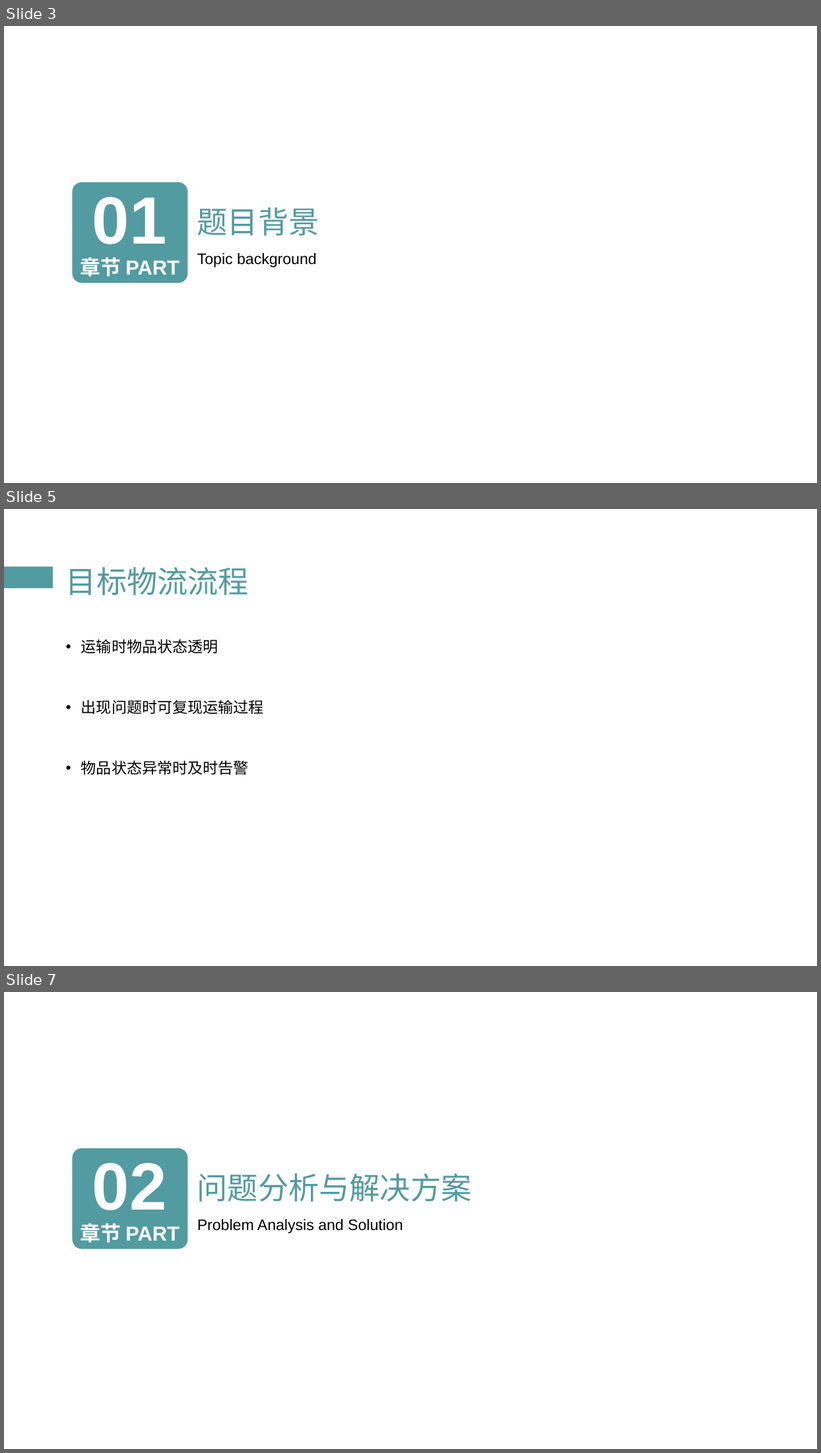
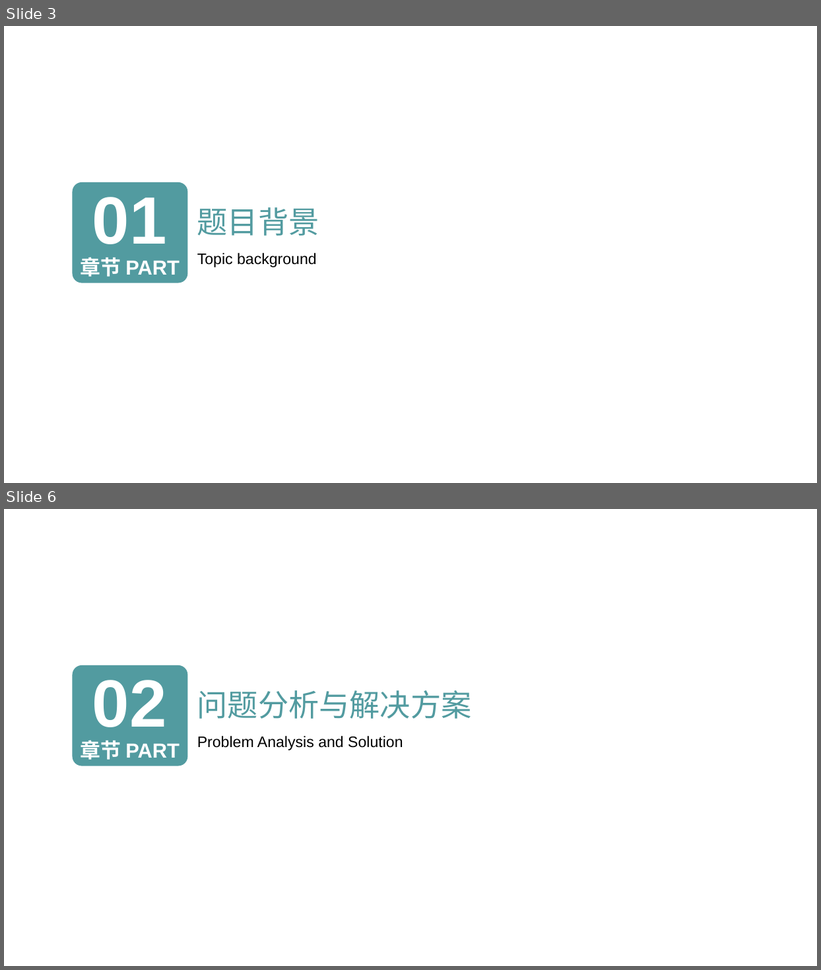
Before and after one commit to zstiu/IoTService, a slide deck: 毕设资料/郑世同IotSevice答辩.ppt. Shown one above the other, each under a label of ours: slides 3, 5 and 7 before the commit, slides 3 and 6 after it; the slides between them are not shown. The pictures are 821x1453 and 821x970 pixels, drawn with LibreOffice and Linux fonts; fonts in the diff are those of the drawing. Boxes give left, top, right and bottom in pixels: in the first picture for what was removed or moved away, otherwise in the second. Text is boxed around its words. In the diff, an @@ line names an element or a change of style, - is before the commit and + after.

```diff
--- a/毕设资料/郑世同IotSevice答辩.ppt
+++ b/毕设资料/郑世同IotSevice答辩.ppt
@@ slide 5 removed at bbox=[4, 509, 817, 966], background #FFFFFF @@
@@ rectangle removed at bbox=[4, 567, 53, 589] @@
@@ title removed at bbox=[66, 567, 249, 595] @@
-目标物流流程
@@ text removed at bbox=[81, 639, 264, 775] @@
-• 运输时物品状态透明
-• 出现问题时可复现运输过程
-• 物品状态异常时及时告警
@@ what was slide 7 is now slide 6 @@
```
Also in this commit, not shown: 7 slides changed, 2 other slides removed.
